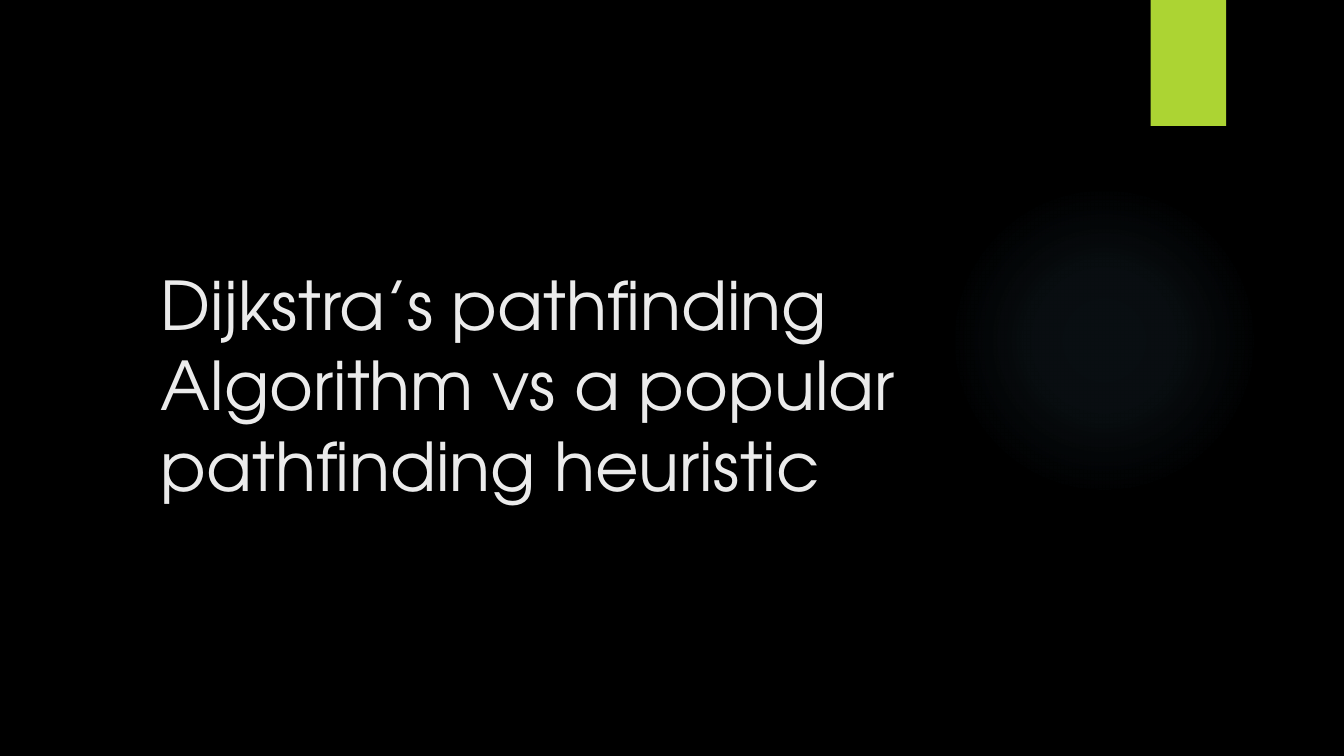
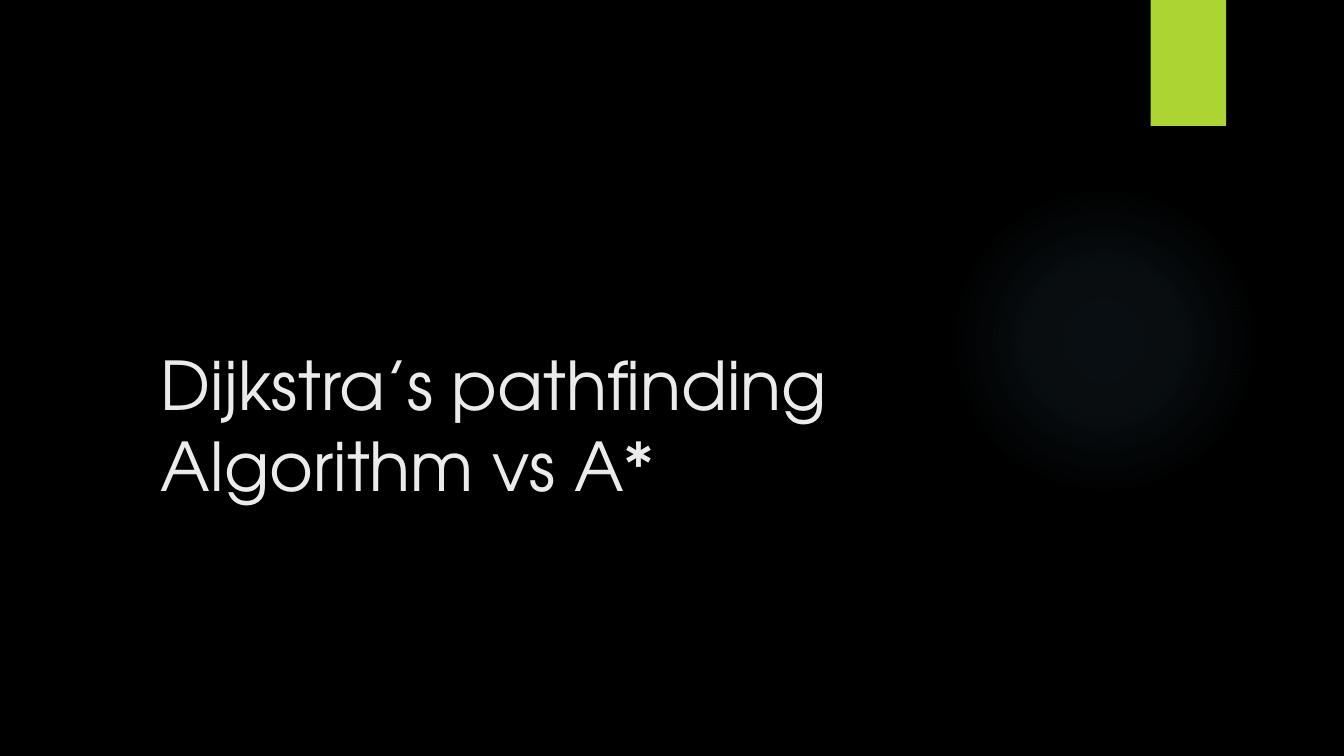
Before and after one commit to StevenPG/GraphTheoryProject2016, a slide deck: slide 1 of Documents/GraphTheoryPresentation.pptx. Drawn at 1344x756 pixels with LibreOffice and Linux fonts; fonts in the diff are those of the drawing; background and template pictures are left out. Boxes give left, top, right and bottom in pixels: in the first picture for what was removed or moved away, otherwise in the second. Text is boxed around its words. In the diff, an @@ line names an element or a change of style, - is before the commit and + after.

```diff
--- a/Documents/GraphTheoryPresentation.pptx
+++ b/Documents/GraphTheoryPresentation.pptx
@@ title at (161, 360, 827, 506): text changed @@
-Dijkstra’s pathfinding Algorithm vs a popular pathfinding heuristic
+Dijkstra’s pathfinding Algorithm vs A*
```
Also in this commit, not shown: 13 other files.
